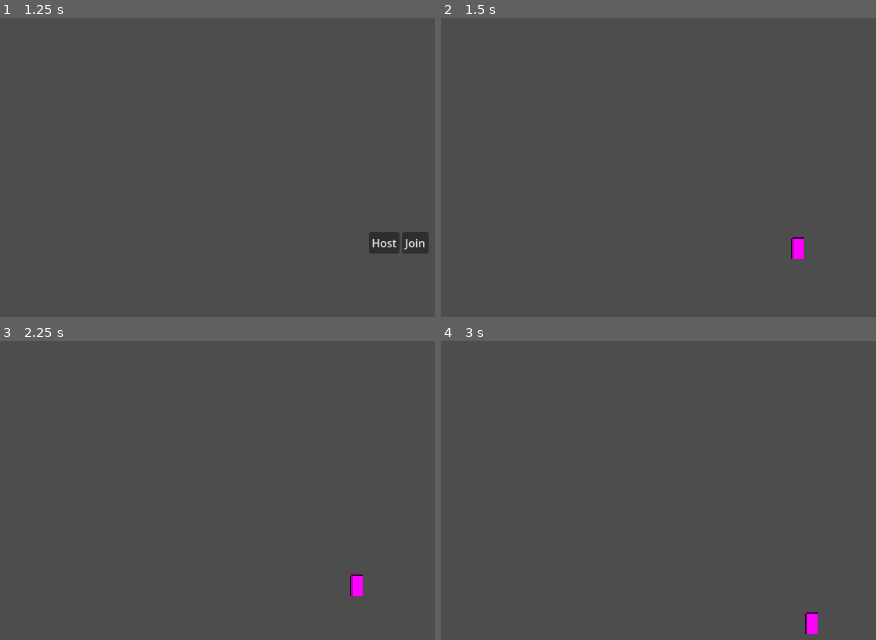
Above: before the commit, frames 1-4 (two rows, left to right).
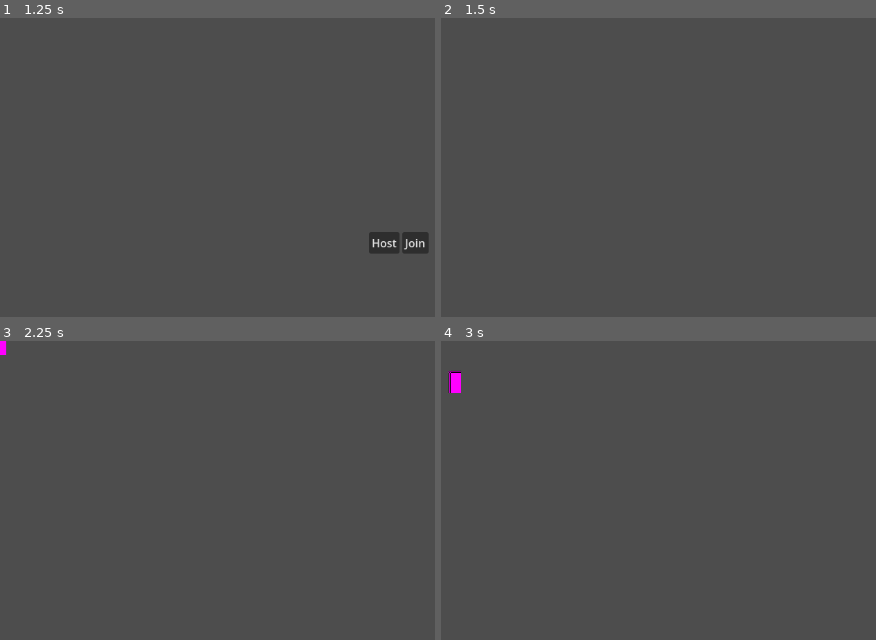
Above: after the commit, the same moments.

Repository: mpowell773/Godot_Multiplayer_Tut
Game: Godot game, scene res://ui/main_menu/main_menu.tscn
The game is run twice, just before and just after one commit, with the same random seed, the same clock (stepped at 60 frames per second) and the same inputs.
Inputs:
- Up to frame 1 (1.25 s): tap Enter at 0.5 s; hold D (move_right) from 0.53 s (still down)
- Up to frame 2 (1.5 s): release D (move_right) at 1.25 s; click "Host" at 1.25 s
- Up to frame 3 (2.25 s): tap Space at 2 s; hold S (move_down) from 2.03 s (still down)
- Up to frame 4 (3 s): release S (move_down) at 2.78 s; hold D (move_right) from 2.78 s (still down)

Frame 1 is identical in both runs. In frame 2, 0.2% of the frame differs, in the area x 80-84%, y 73-81%; in frame 3, 0.3%; in frame 4, 0.4%, in the area x 1-87%, y 10-98%.

Commit message:
add basic scene replication across instances

Diff:
--- a/entities/player/player.tscn
+++ b/entities/player/player.tscn
@@ -8,6 +8,7 @@
 [sub_resource type="CircleShape2D" id="CircleShape2D_g4v7s"]
 
 [node name="Player" type="CharacterBody2D" unique_id=620339822]
+collision_layer = 0
 script = ExtResource("1_symyc")
 
 [node name="Sprite2D" type="Sprite2D" parent="." unique_id=1893487873]
--- a/main.gd
+++ b/main.gd
@@ -2,10 +2,21 @@
 
 const SERVER_ID: int = 1
 
+var player_scene: PackedScene = preload("uid://egtpvj3ddlhx")
+
+@onready var multiplayer_spawner: MultiplayerSpawner = $MultiplayerSpawner
+
+
 func _ready() -> void:
+	multiplayer_spawner.spawn_function = func(data):
+		var player := player_scene.instantiate()
+		player.name = str(data.peer_id)
+		return player
+
 	peer_ready.rpc_id(SERVER_ID)
 
 
 @rpc("any_peer", "call_local", "reliable")
 func peer_ready() -> void:
-	print("peer %s ready" % multiplayer.get_remote_sender_id() )
+	var sender_id :=  multiplayer.get_remote_sender_id()
+	multiplayer_spawner.spawn({ "peer_id": sender_id })
--- a/main.tscn
+++ b/main.tscn
@@ -1,10 +1,9 @@
 [gd_scene format=3 uid="uid://cxgeu56nx8jw0"]
 
 [ext_resource type="Script" uid="uid://dbf80enmey3dy" path="res://main.gd" id="1_ig7tw"]
-[ext_resource type="PackedScene" uid="uid://egtpvj3ddlhx" path="res://entities/player/player.tscn" id="2_0xm2m"]
 
 [node name="Main" type="Node" unique_id=490898903]
 script = ExtResource("1_ig7tw")
 
-[node name="Player" parent="." unique_id=620339822 instance=ExtResource("2_0xm2m")]
-position = Vector2(514, 348)
+[node name="MultiplayerSpawner" type="MultiplayerSpawner" parent="." unique_id=1327038342]
+spawn_path = NodePath("..")
